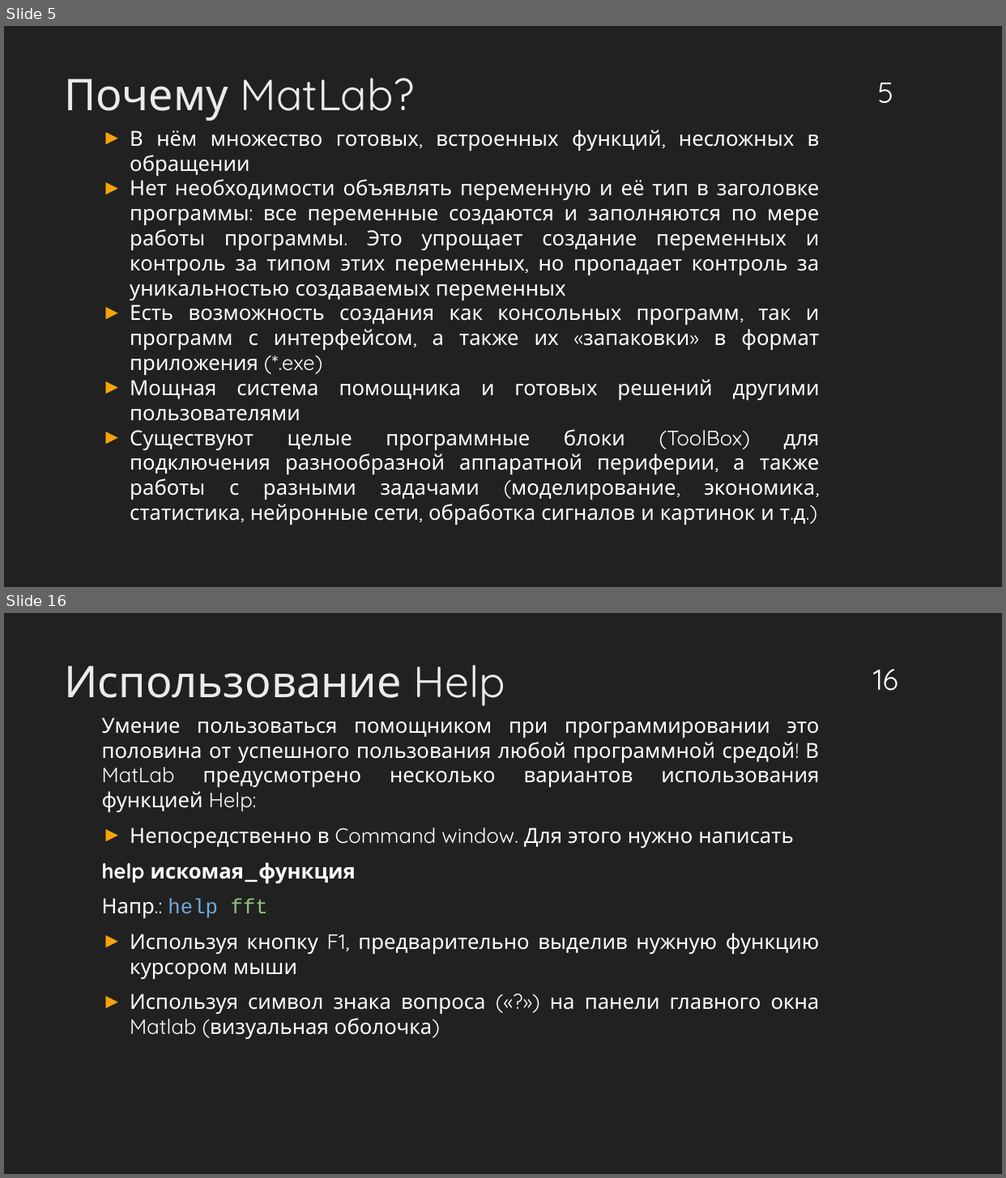
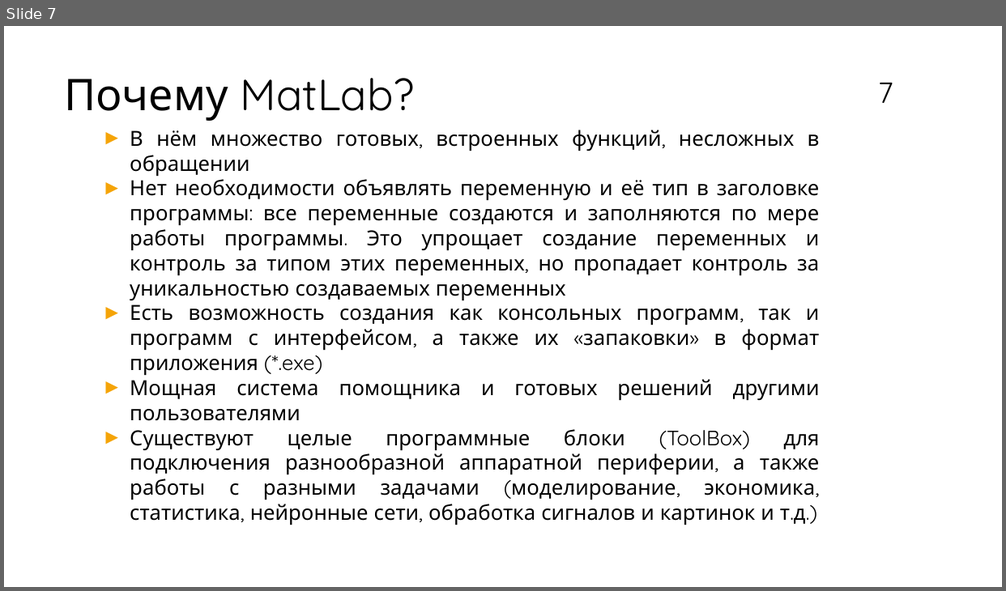
Before and after one commit to vsevernov/calculation-methods, a slide deck: 2023-2024/lectures/Лекция по MatLab №1.pptx. Shown one above the other, each under a label of ours: slides 5 and 16 before the commit, slide 7 after it; the slides between them are not shown. The pictures are 1006x1178 and 1006x591 pixels, drawn with LibreOffice and Linux fonts; fonts in the diff are those of the drawing. Boxes give left, top, right and bottom in pixels: in the first picture for what was removed or moved away, otherwise in the second. Text is boxed around its words. In the diff, an @@ line names an element or a change of style, - is before the commit and + after.

```diff
--- a/2023-2024/lectures/Лекция по MatLab №1.pptx
+++ b/2023-2024/lectures/Лекция по MatLab №1.pptx
@@ slide 16 removed at [4,613,1002,1174], background #212121 @@
@@ text removed at [64,665,505,706] @@
-Использование Help
@@ page number removed at [873,669,898,691] @@
-16
@@ text removed at [102,717,820,1039] @@
-Умение пользоваться помощником при программировании это половина от успешного пользования любой программной средой! В MatLab предусмотрено несколько вариантов использования функцией Help:
-► Непосредственно в Command window. Для этого нужно написать
-help искомая_функция
-Напр.: help fft
-► Используя кнопку F1, предварительно выделив нужную функцию курсором мыши
-► Используя символ знака вопроса («?») на панели главного окна Matlab (визуальная оболочка)
@@ what was slide 5 is now slide 7 @@
@@ slide 7 changed as well @@
@@ background #212121 to #FFFFFF @@
@@ text "Почему MatLab?" at [64,78,415,121]: text colour #EBEBEB to #000000 @@
@@ page number at [878,83,893,103]: text changed; text colour #FFFFFF to #000000 @@
-5
+7
@@ text "В нём множество готовых, встроенных ..." at [130,130,820,525]: text colour #FFFFFF to #000000 @@
```
Also in this commit, not shown: 5 other slides changed, 2 slides added, 14 other slides removed.
